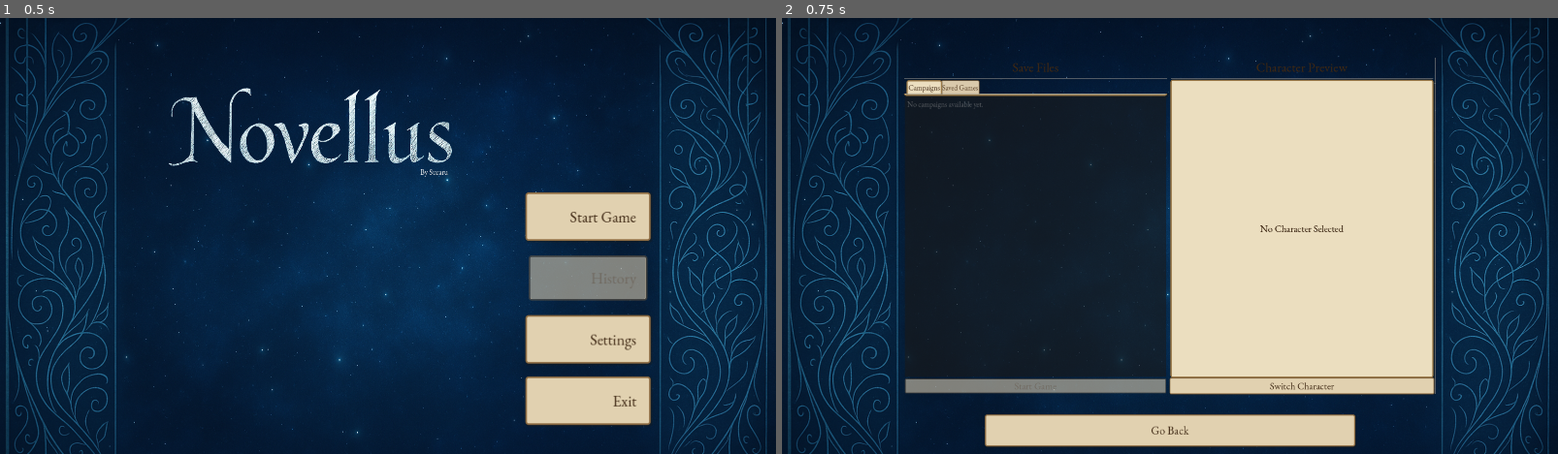
Above: before the commit, frames 1-2 (left to right).
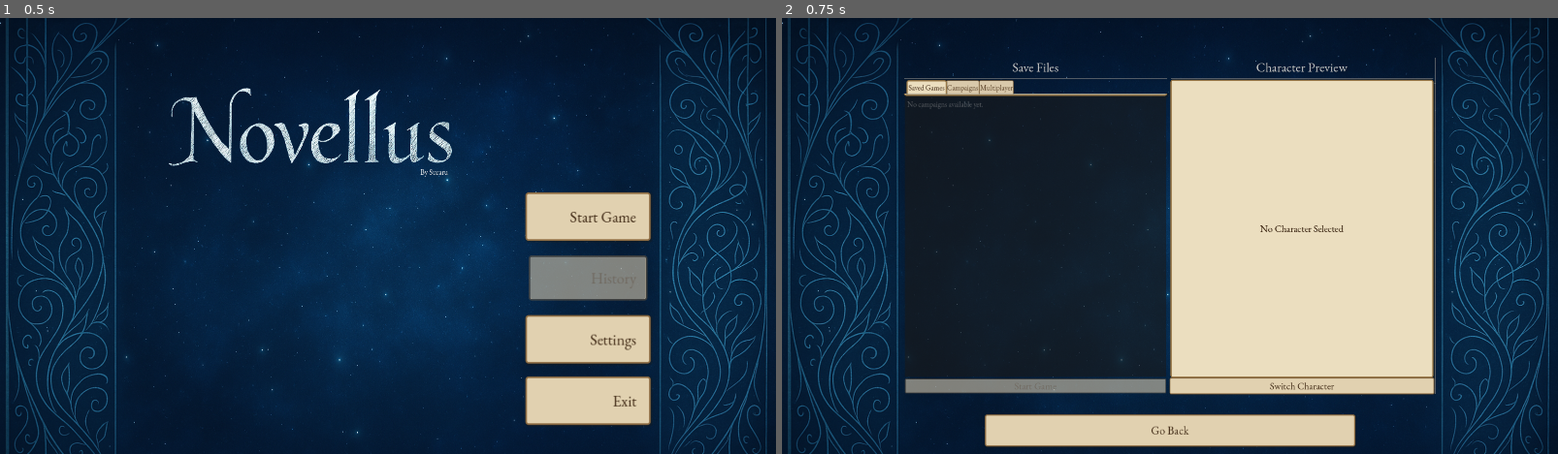
Above: after the commit, the same moments.

Repository: Suraru/Novellus
Game: Godot game, scene res://scenes/mainmenu/MainMenu.tscn
Two runs of this game, one before a commit and one after it. Both use one fixed random seed, a clock stepped at 60 frames per second and the inputs below.
Inputs:
- Up to frame 1 (0.5 s): no input
- Up to frame 2 (0.75 s): click "Start Game" at 0.5 s

Frame 1 is identical in both runs. In frame 2, 0.4% of the frame differs, in the area x 16-73%, y 10-18%.

Commit message:
Update GameStart.tscn
Added multiplayer tab (not coded)

Diff:
--- a/scenes/mainmenu/GameStart.tscn
+++ b/scenes/mainmenu/GameStart.tscn
@@ -35,6 +35,7 @@
 
 [node name="Label" type="Label" parent="MainContainer/SaveFilesPanel"]
 layout_mode = 2
+theme_override_colors/font_color = Color(0.796243, 0.796243, 0.796243, 1)
 theme_override_font_sizes/font_size = 32
 text = "Save Files"
 horizontal_alignment = 1
@@ -45,15 +46,21 @@
 [node name="SaveTypeTabs" type="TabContainer" parent="MainContainer/SaveFilesPanel"]
 layout_mode = 2
 current_tab = 0
+clip_tabs = false
+
+[node name="Saved Games" type="Control" parent="MainContainer/SaveFilesPanel/SaveTypeTabs"]
+layout_mode = 2
+metadata/_tab_index = 0
 
 [node name="Campaigns" type="Control" parent="MainContainer/SaveFilesPanel/SaveTypeTabs"]
-layout_mode = 2
-metadata/_tab_index = 0
-
-[node name="Saved Games" type="Control" parent="MainContainer/SaveFilesPanel/SaveTypeTabs"]
 visible = false
 layout_mode = 2
 metadata/_tab_index = 1
+
+[node name="Multiplayer" type="Control" parent="MainContainer/SaveFilesPanel/SaveTypeTabs"]
+visible = false
+layout_mode = 2
+metadata/_tab_index = 2
 
 [node name="SaveFileList" type="ItemList" parent="MainContainer/SaveFilesPanel"]
 layout_mode = 2
@@ -78,6 +85,7 @@
 
 [node name="Label" type="Label" parent="MainContainer/CharacterPreviewPanel"]
 layout_mode = 2
+theme_override_colors/font_color = Color(0.796243, 0.796243, 0.796243, 1)
 theme_override_font_sizes/font_size = 32
 text = "Character Preview"
 horizontal_alignment = 1
